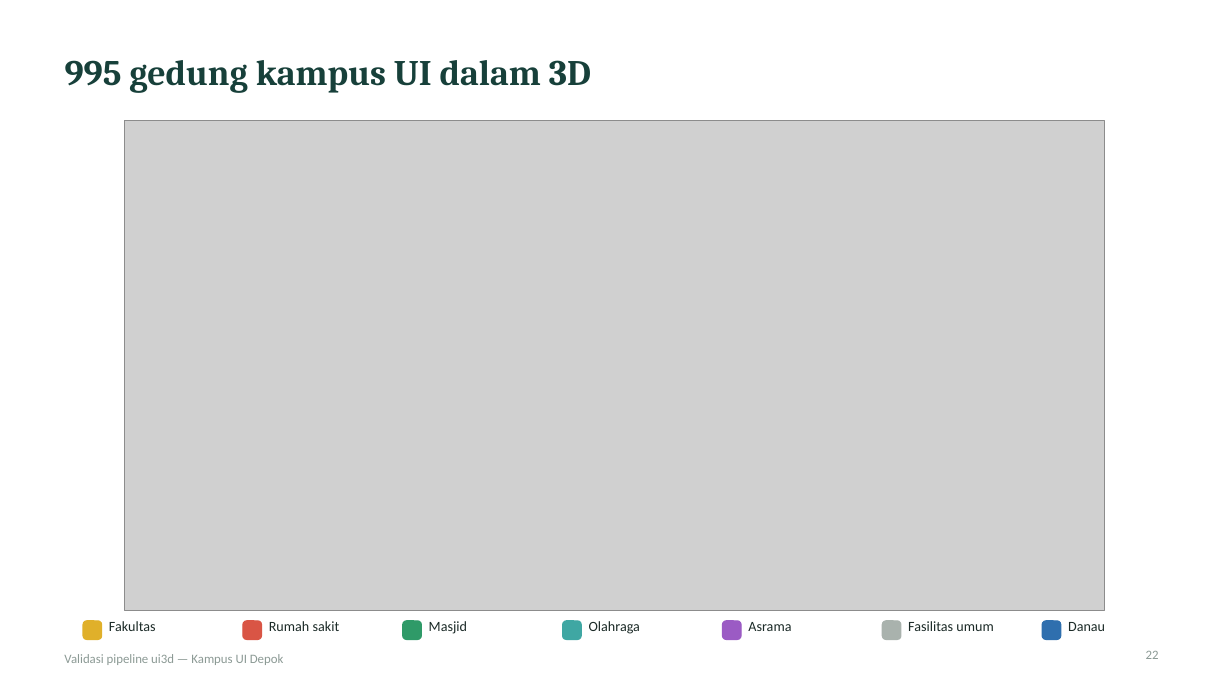
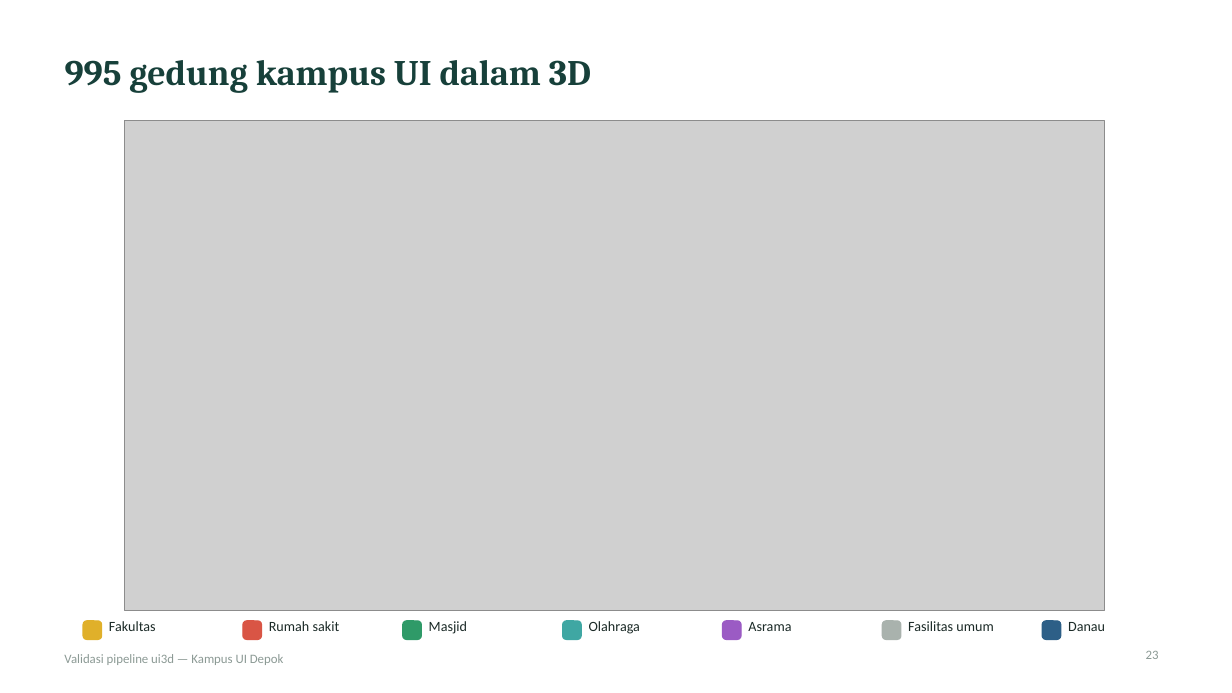
Before and after one commit to Zaki-Fadlan/3d_modeling_GIS_bahan_ajar, a slide deck: slide 23 of ui3d/presentasi_validasi_ui3d.pptx (slide 22 before the commit). Drawn at 1232x693 pixels with LibreOffice and Linux fonts; fonts in the diff are those of the drawing; grey boxes stand for pictures. Boxes give left, top, right and bottom in pixels: in the first picture for what was removed or moved away, otherwise in the second. Text is boxed around its words. In the diff, an @@ line names an element or a change of style, - is before the commit and + after.

```diff
--- a/ui3d/presentasi_validasi_ui3d.pptx
+++ b/ui3d/presentasi_validasi_ui3d.pptx
@@ rounded rectangle at <box>1043,621,1061,640</box>: fill #2F6FAE to #2D5F87; outline #2F6FAE 1 pt to #2D5F87 1 pt @@
```
Also in this commit, not shown: 1 other slide changed, 2 slides added, 25 other files.
